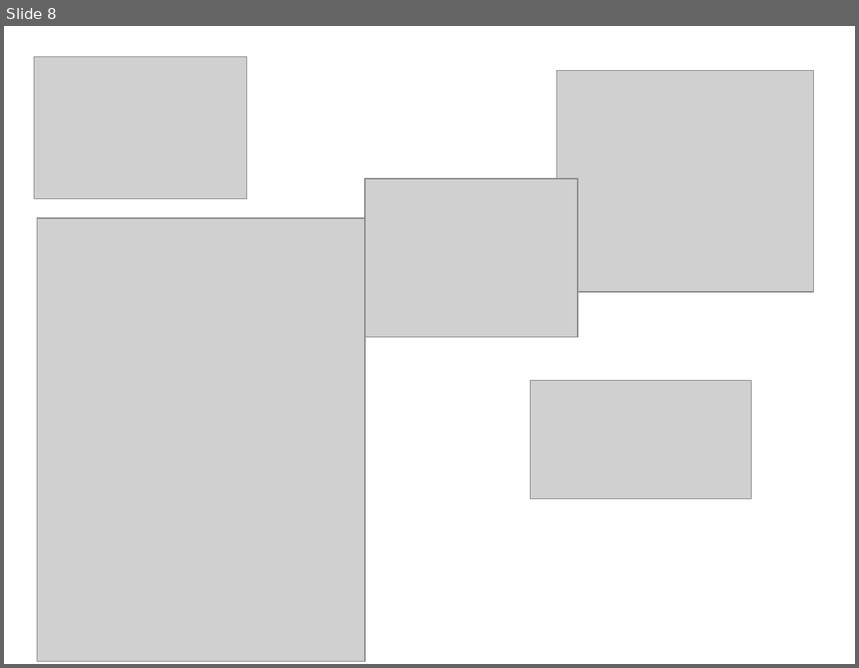
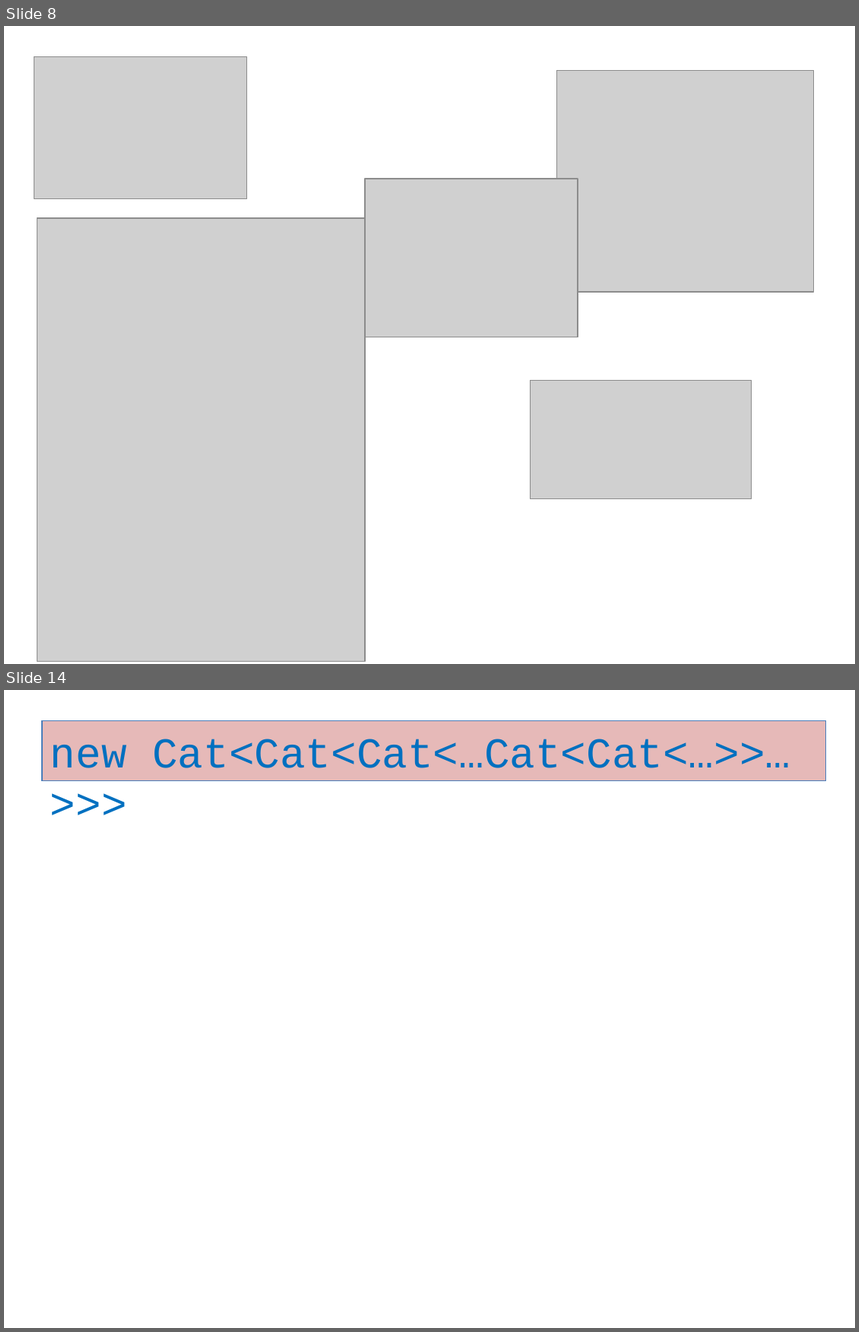
Before and after one commit to rubenbaer/ooplss, a slide deck: misc/final_day/ooplss.ppt. Shown one above the other, each under a label of ours: slide 8 before the commit, slides 8 and 14 after it; the slides between them are not shown. The pictures are 859x668 and 859x1332 pixels, drawn with LibreOffice and Linux fonts; fonts in the diff are those of the drawing; grey boxes stand for pictures; background and template pictures are left out. Boxes give left, top, right and bottom in pixels: in the first picture for what was removed or moved away, otherwise in the second. Text is boxed around its words. In the diff, an @@ line names an element or a change of style, - is before the commit and + after.

```diff
--- a/misc/final_day/ooplss.ppt
+++ b/misc/final_day/ooplss.ppt
@@ slide 14 added at [4,690,855,1328], background picture (left out) @@
@@ rectangle added at [42,720,826,780], fill #E6B9B8, outline #4A7EBB 0.74 pt, 36 pt, text #0070C0 @@
+new Cat<Cat<Cat<…Cat<Cat<…>>…>>>
```
Also in this commit, not shown: 4 slides changed, 3 other slides added, 1 slide removed, 8 other files.
